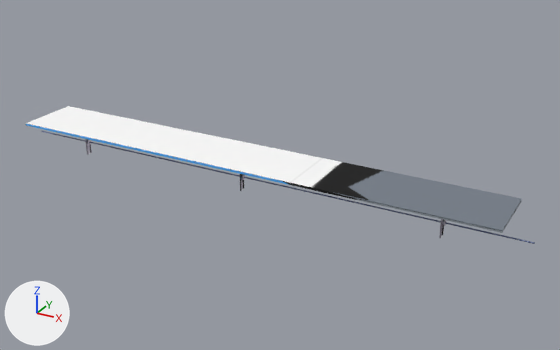
The glTF model public/PanelBase30m.glb: old version first, new version second.
Both versions are drawn from a 50 mm camera at (21.3, -34.7, 18.7) aimed at (1.8, 0.8, 1.0). The axes (+X, +Y, +Z) are drawn at lower left. The lights are the same throughout. Where no turn or scale is listed for an object, it has been applied to the vertices. Vertices at the same position are counted once.
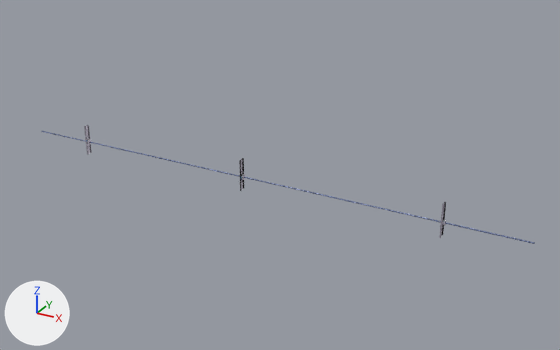
Location of each change, (x1, y1, x2, y2) in pixels of the pictures (560 x 350 px):
'Cube', deleted
    before: (26, 106, 522, 233)
part 1 of me_cylinder_001, shading changed
    both: (69, 137, 532, 243)

The change, as a diff of the scene's bpy script:
```diff
--- a/public/PanelBase30m.glb.py
+++ b/public/PanelBase30m.glb.py
@@ me_cylinder_001 @@
 me_cylinder_001.from_pydata(...)  # 676 vertices, 1324 faces; spans x -15.7..16.2, y -0.1..0.3, z -1.9..0.0
 # used by ob_cylinder_001; location = (-0.01, -0.1, 1.8)
+# me_cylinder_001 part 1: 137 of the faces centred in x -11.8..16.2, y -0.1..0.3, z -1.9..0.0 are now shaded smooth
 me_cylinder_001.materials.append(mat_10781_solar_panels_v101___default_009)
@@ ob_cube @@
-ob_cube = bpy.data.objects.new('Cube', me_cube)
-ob_cube.location = (0.0, -0.02, 1.98)
```
